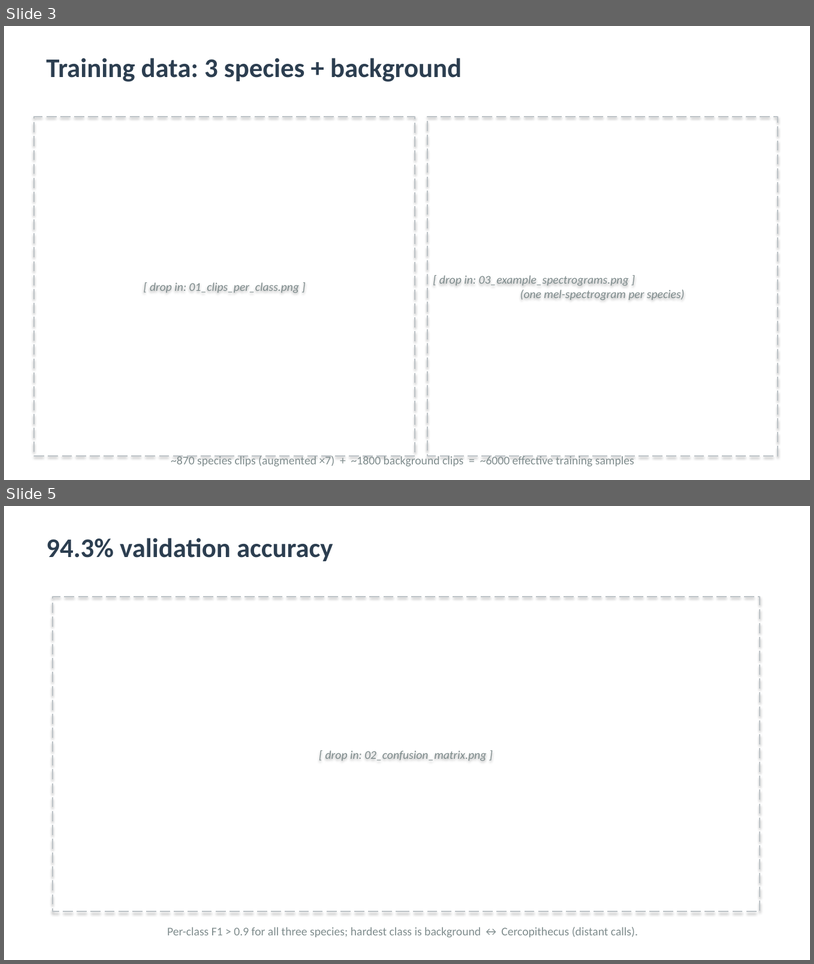
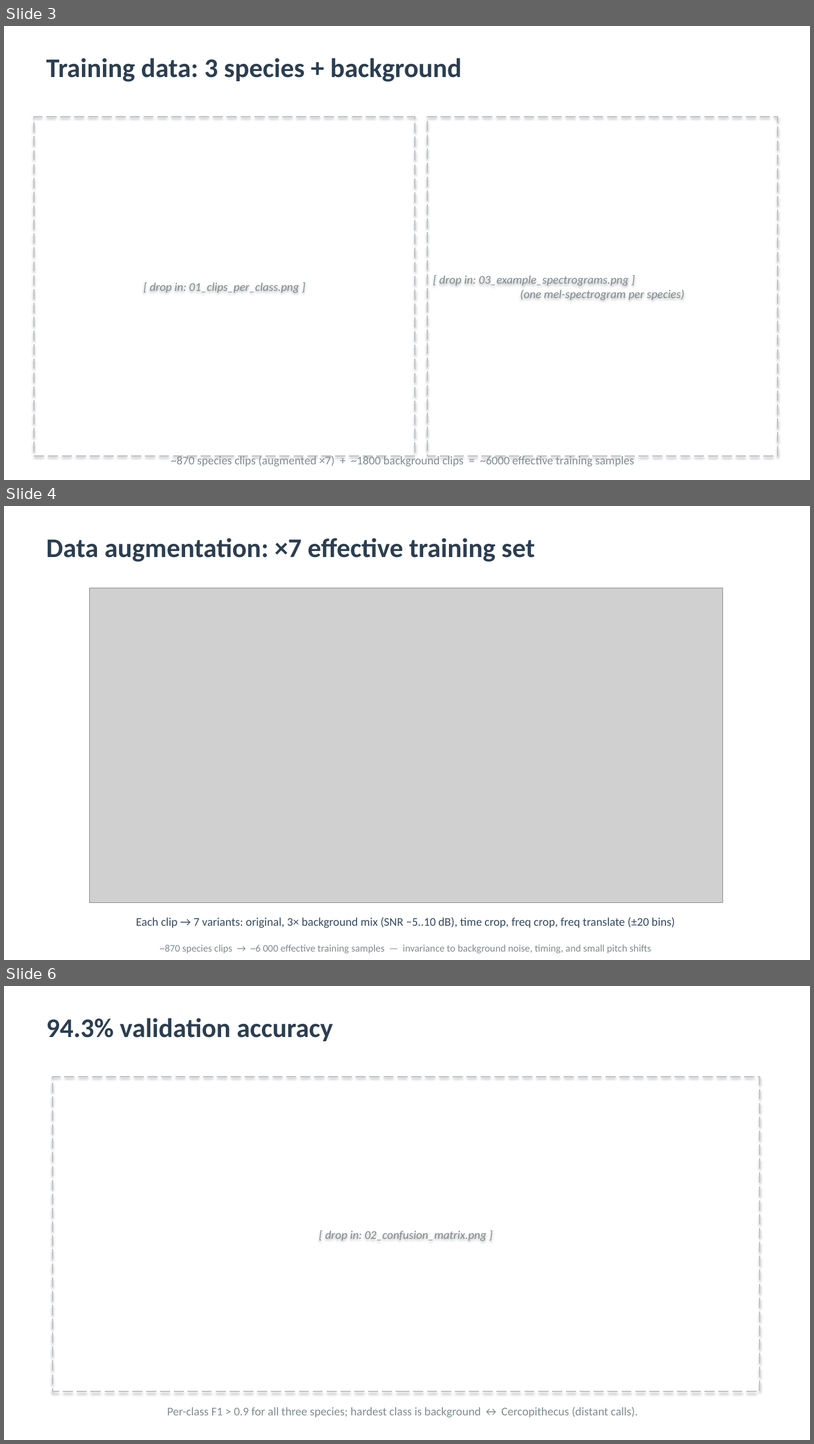
Before and after one commit to Mo119m/primates-sound-detection, a slide deck: presentation_notebooks/primate_detection_presentation.pptx. Shown one above the other, each under a label of ours: slides 3 and 5 before the commit, slides 3, 4 and 6 after it; the slides between them are not shown. The pictures are 814x964 and 814x1444 pixels, drawn with LibreOffice and Linux fonts; fonts in the diff are those of the drawing; grey boxes stand for pictures. Boxes give left, top, right and bottom in pixels: in the first picture for what was removed or moved away, otherwise in the second. Text is boxed around its words. In the diff, an @@ line names an element or a change of style, - is before the commit and + after.

```diff
--- a/presentation_notebooks/primate_detection_presentation.pptx
+++ b/presentation_notebooks/primate_detection_presentation.pptx
@@ slide 4 added at [4,506,810,960], background #FFFFFF @@
@@ text added at [46,538,536,562], 32 pt, text #2C3E50, bold @@
+Data augmentation: ×7 effective training set
@@ picture added at [89,588,723,902] @@
@@ text added at [136,917,675,928], 14 pt, text #34495E @@
+Each clip → 7 variants: original, 3× background mix (SNR −5..10 dB), time crop, freq crop, freq translate (±20 bins)
@@ text added at [160,944,651,953], 12 pt, text #7F8C8D @@
+~870 species clips → ~6 000 effective training samples — invariance to background noise, timing, and small pitch shifts
@@ what was slide 5 is now slide 6 @@
```
Also in this commit, not shown: 1 slide changed, 4 other files.
